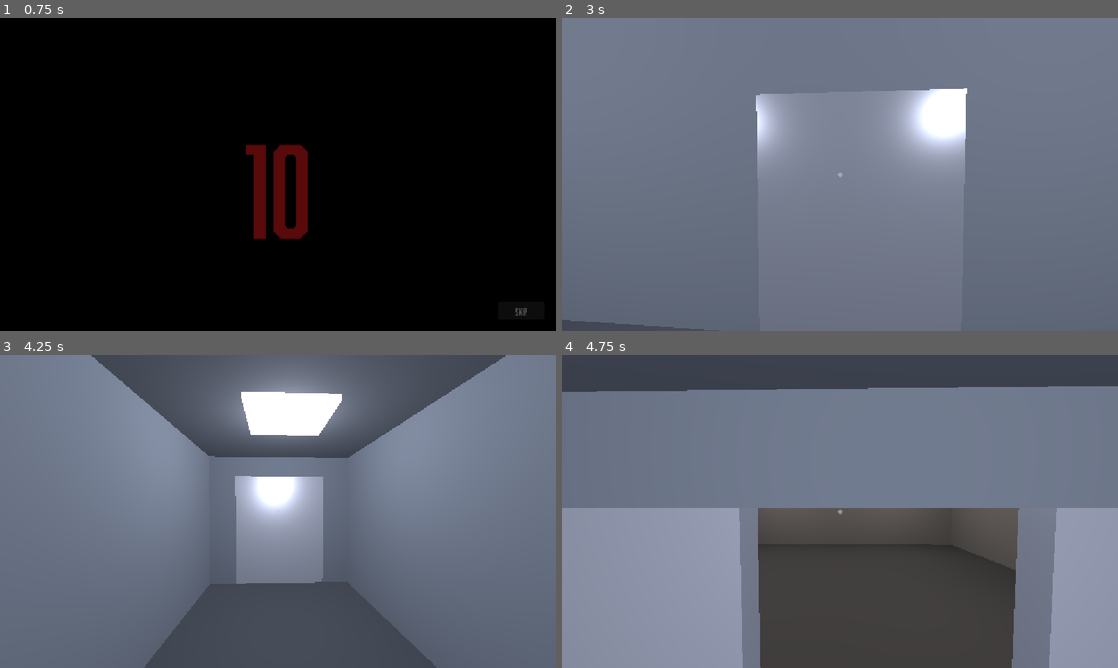
Above: before the commit, frames 1-4 (two rows, left to right).
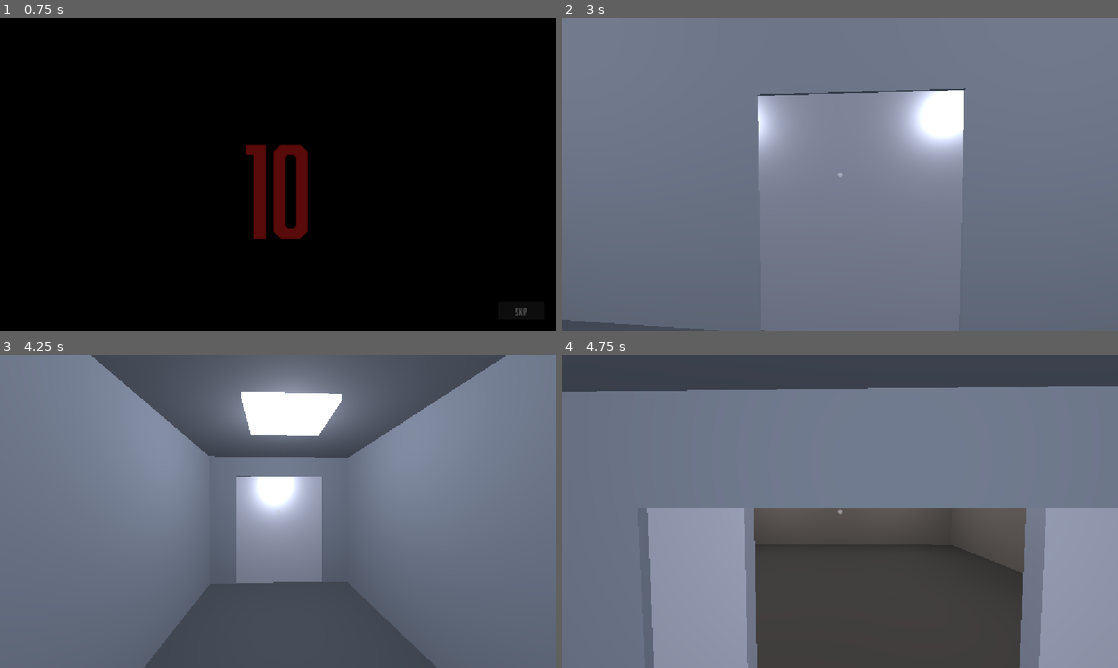
Above: after the commit, the same moments.

Repository: Joony/gmtk-game-jam-2026
Game: Godot game, scene res://scenes/intro.tscn
Same seed, same stepped clock (60 frames per second), same inputs: the game is played once before the commit and once after it.
Inputs (mouse positions are in pixels of both pictures, inside the frame that each line leads up to):
- Up to frame 1 (0.75 s): click "Skip" at 0.5 s
- Up to frame 2 (3 s): click "START" at 1.25 s; tap Enter at 2 s; move the mouse to (867, 174) at 2.02 s; hold E (interact) 2.03-2.78 s; hold W (forward) from 2.03 s (still down); tap Space (jump) at 2.27 s; move the mouse to (812, 174) at 2.77 s; click (812, 174) at 2.85 s
- Up to frame 3 (4.25 s): keep holding W (forward); tap Space (jump) at 3.02 s; move the mouse to (289, 505) at 3.52 s; hold E (interact) from 3.53 s (still down)
- Up to frame 4 (4.75 s): keep holding W (forward); move the mouse to (834, 517) at 4.27 s; release E (interact) at 4.28 s; click (834, 517) at 4.35 s; tap Space (jump) at 4.52 s

Frame 1 is identical in both runs. In frame 2, 0.4% of the frame differs, in the area x 34-73%, y 22-100%; in frame 3, 0.1%; in frame 4, 11%, in the area x 0-89%, y 48-100%.

Commit message:
Fix door z-fighting: recess panels and overlap the lintel/floor seams
Panels were wall-thickness and coplanar with the walls, so an open panel slid
inside the wall at identical depth. Panels are now thinner than the walls and
centred in their depth, and 2cm taller than the opening so they interpenetrate
the lintel and floor rather than sitting flush. Both invariants asserted.

Co-Authored-By: Claude Fable 5 <noreply@anthropic.com>

Diff:
--- a/scripts/level/room_builder.gd
+++ b/scripts/level/room_builder.gd
@@ -42,6 +42,11 @@
 @export var ceiling_thickness: float = 0.2
 ## Height of doorway openings. The wall above one becomes a lintel.
 @export var doorway_height: float = 2.2
+## Door panels are deliberately THINNER than the walls and centred in their depth.
+## An open panel slides inside the wall, so equal thickness put the two exactly
+## coplanar and produced z-fighting. Clamped below wall_thickness so it stays true
+## if the walls are ever made thinner.
+@export var door_thickness: float = 0.08
 @export var build_lights: bool = true
 ## Sliding door panels in each opening. Turn off to test the raw wall gap.
 @export var build_doors: bool = true
@@ -130,7 +135,7 @@
 	door.build(
 		doorway,
 		doorway_height,
-		wall_thickness,
+		minf(door_thickness, wall_thickness * 0.7),
 		tile_size,
 		_door_material(),
 		door_approach
--- a/scripts/level/sliding_door.gd
+++ b/scripts/level/sliding_door.gd
@@ -17,6 +17,12 @@
 signal opened
 signal closed
 
+# Panels overlap the lintel above and the floor below by this much. Sitting flush would
+# put the panel's top face exactly on the lintel's underside and its base exactly on the
+# floor — coplanar overlapping faces, the same z-fighting that thickness fixes sideways.
+# Interpenetrating slightly is invisible and cannot shimmer.
+const SEAM_OVERLAP := 0.02
+
 @export var open_time: float = 0.4
 ## A jammed door refuses to open. Cheap hook for step 12d: "the door won't open" is a
 ## repair with no new mechanics behind it.
@@ -32,6 +38,8 @@
 
 
 ## Build the panels and the proximity trigger for `doorway`. Called by RoomBuilder.
+## `thickness` must be LESS than the wall thickness: an open panel slides inside the
+## wall, and equal thickness makes the two coplanar, which z-fights badly.
 func build(
 	doorway: Doorway,
 	height: float,
@@ -55,9 +63,10 @@
 		panel.name = "Panel_%d" % i
 		panel.sync_to_physics = true
 
-		var size := Vector3(half_width, height, thickness)
+		var panel_height := height + SEAM_OVERLAP * 2.0
+		var size := Vector3(half_width, panel_height, thickness)
 		if doorway.axis == Doorway.Axis.Z:
-			size = Vector3(thickness, height, half_width)
+			size = Vector3(thickness, panel_height, half_width)
 
 		var mesh := MeshInstance3D.new()
 		mesh.name = "Mesh"
--- a/tests/smoke_room_builder.gd
+++ b/tests/smoke_room_builder.gd
@@ -281,6 +281,24 @@
 	_check("panels are AnimatableBody3D (they must sweep, not clip)", door.get_node("Panel_0") is AnimatableBody3D)
 	_check("door starts closed", not door.is_open)
 
+	# Panels must be strictly thinner than the walls. An open panel slides INSIDE the
+	# wall, so equal thickness makes the faces coplanar and they z-fight.
+	var panel_mesh: MeshInstance3D = door.get_node("Panel_0/Mesh")
+	var panel_size: Vector3 = (panel_mesh.mesh as BoxMesh).size
+	var panel_depth: float = minf(panel_size.x, panel_size.z)
+	_check(
+		"door panels are thinner than the walls (%.3f vs %.3f) so they can't z-fight"
+			% [panel_depth, bd.wall_thickness],
+		panel_depth < bd.wall_thickness - 0.005
+	)
+	# ...and taller than the opening, so they interpenetrate the lintel and floor
+	# instead of sitting flush against them.
+	_check(
+		"door panels overlap the lintel/floor seams (%.3f vs opening %.3f)"
+			% [panel_size.y, bd.doorway_height],
+		panel_size.y > bd.doorway_height + 0.01
+	)
+
 	var space_d := world2.get_world_3d().direct_space_state
 	var across := PhysicsRayQueryParameters3D.create(Vector3(4, 1.2, 1.5), Vector3(4, 1.2, -1.5))
 	_check("closed door blocks the opening", not space_d.intersect_ray(across).is_empty())
Not shown, changed: docs/features/sliding-doors.md
